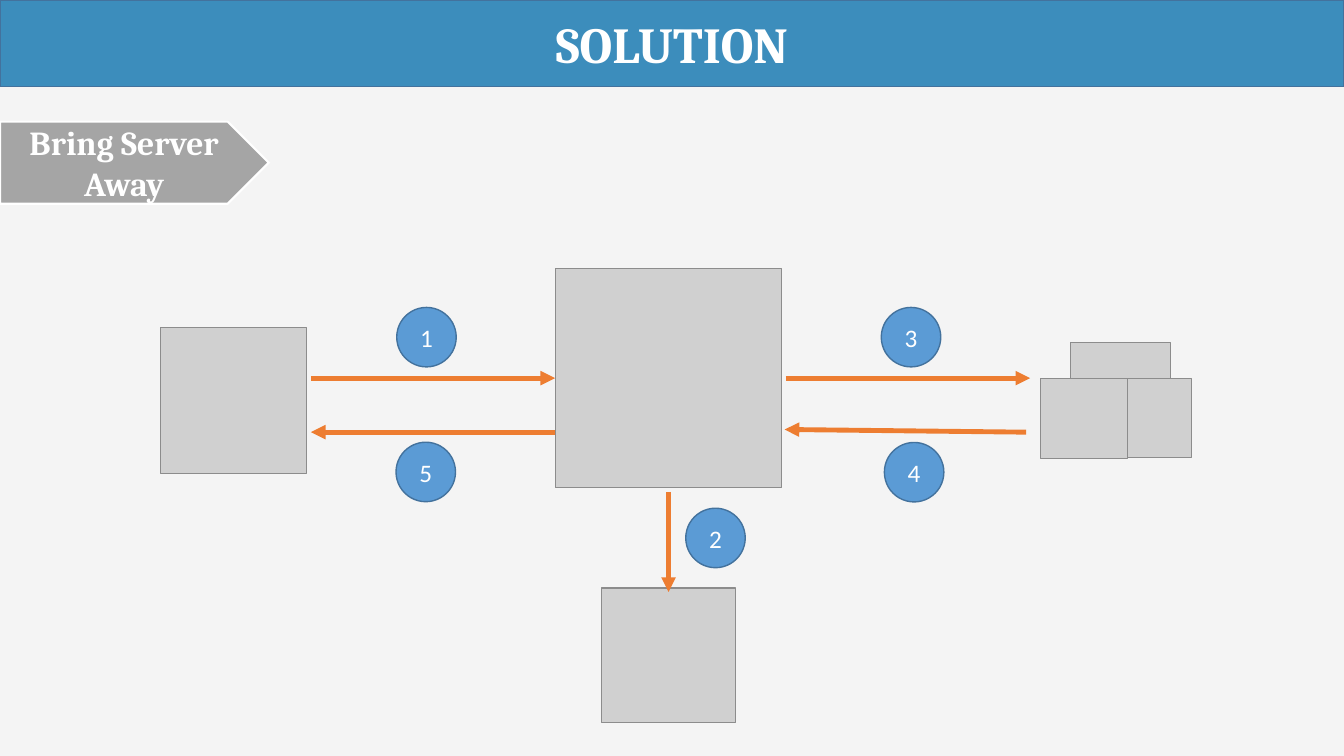
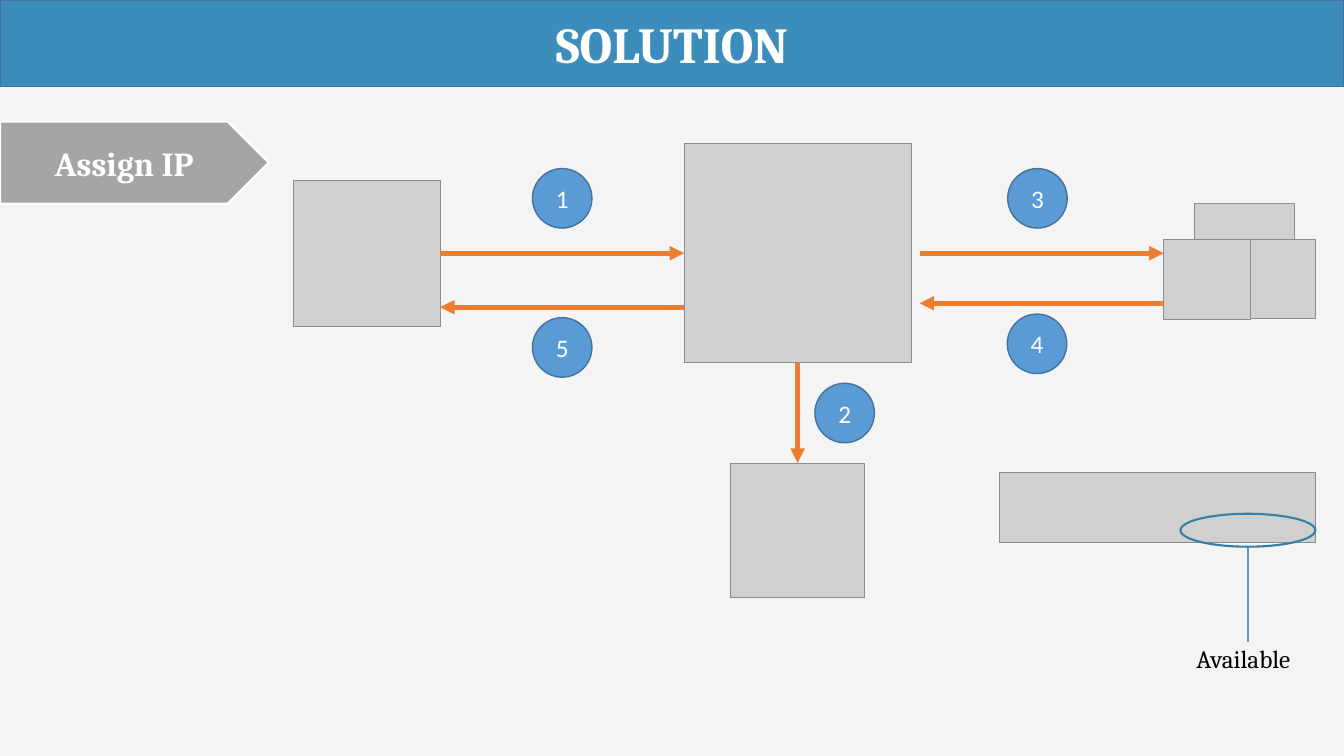
Before and after one commit to haltt051093/IMS-datacenter, a slide deck: slide 33 of Document/Presentation/IMS_20160408_Presentation.pptx (slide 48 before the commit). Drawn at 1344x756 pixels with LibreOffice and Linux fonts; fonts in the diff are those of the drawing; grey boxes stand for pictures. Boxes give left, top, right and bottom in pixels: in the first picture for what was removed or moved away, otherwise in the second. Text is boxed around its words. In the diff, an @@ line names an element or a change of style, - is before the commit and + after.

Commit message:
update code + presentation

```diff
--- a/Document/Presentation/IMS_20160408_Presentation.pptx
+++ b/Document/Presentation/IMS_20160408_Presentation.pptx
@@ text in pentagon arrow at [55, 153, 194, 183]: text changed @@
-Bring Server Away
+Assign IP
@@ ellipse "1": place and size @@
-ellipse "1" at [397, 308, 457, 367]
+ellipse "1" at [532, 168, 592, 228]
@@ 3 pictures, 1 ellipse: place and size @@
-3 pictures, 1 ellipse at [881, 308, 1192, 459]
+3 pictures, 1 ellipse at [1008, 168, 1316, 320]
@@ picture: place and size @@
-picture at [160, 328, 307, 474]
+picture at [294, 180, 441, 327]
@@ arrow moved from (1026, 433) - (784, 430) to (441, 253) - (685, 253) @@
@@ arrow moved from (556, 433) - (311, 433) to (920, 253) - (1165, 253) @@
@@ arrow moved from (311, 378) - (556, 378) to (685, 308) - (441, 308) @@
@@ ellipse "5": place and size @@
-ellipse "5" at [396, 443, 456, 502]
+ellipse "5" at [532, 318, 592, 377]
@@ arrow moved from (786, 378) - (1030, 378) to (1165, 303) - (920, 303) @@
@@ ellipse "4": place and size @@
-ellipse "4" at [884, 443, 944, 502]
+ellipse "4" at [1007, 315, 1067, 374]
@@ arrow moved from (668, 492) - (668, 592) to (798, 363) - (798, 463) @@
@@ 2 pictures, 1 ellipse: place and size @@
-2 pictures, 1 ellipse at [556, 268, 782, 722]
+2 pictures, 1 ellipse at [685, 143, 911, 597]
@@ picture added at [999, 473, 1316, 543] @@
@@ ellipse added at [1181, 514, 1316, 547], outline #367FA9 1.5 pt @@
@@ elbow line added from (1248, 546) to (1248, 642), #5B9BD5 1.5 pt @@
@@ text added at [1196, 650, 1290, 668], 18 pt, text #000000 @@
+Available
```
Also in this commit, not shown: 9 other slides changed, 12 slides added, 6 other files.
